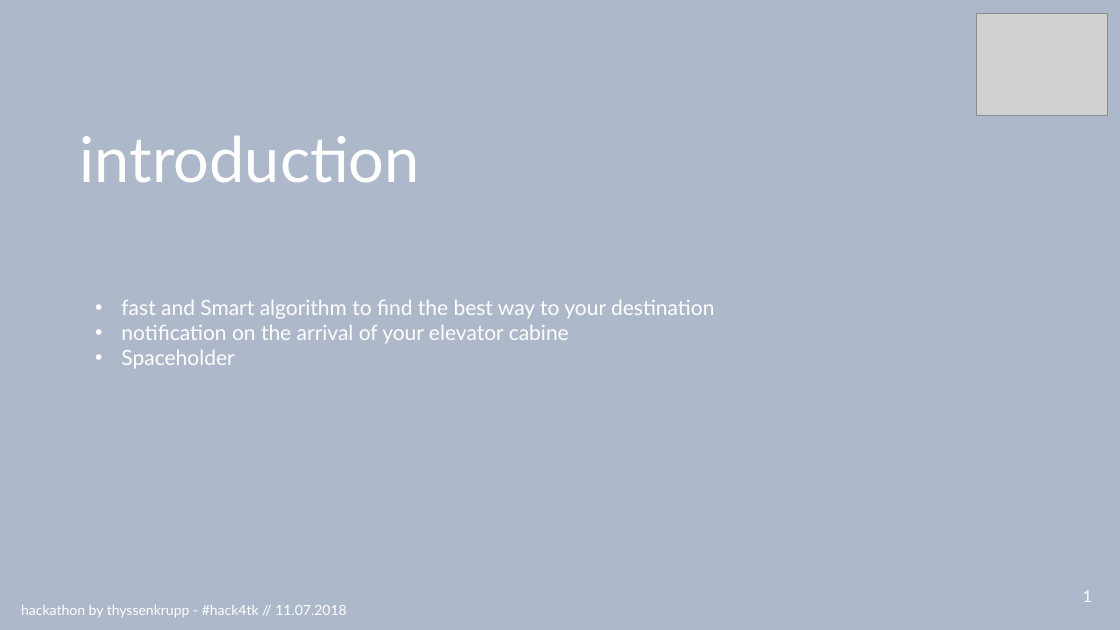
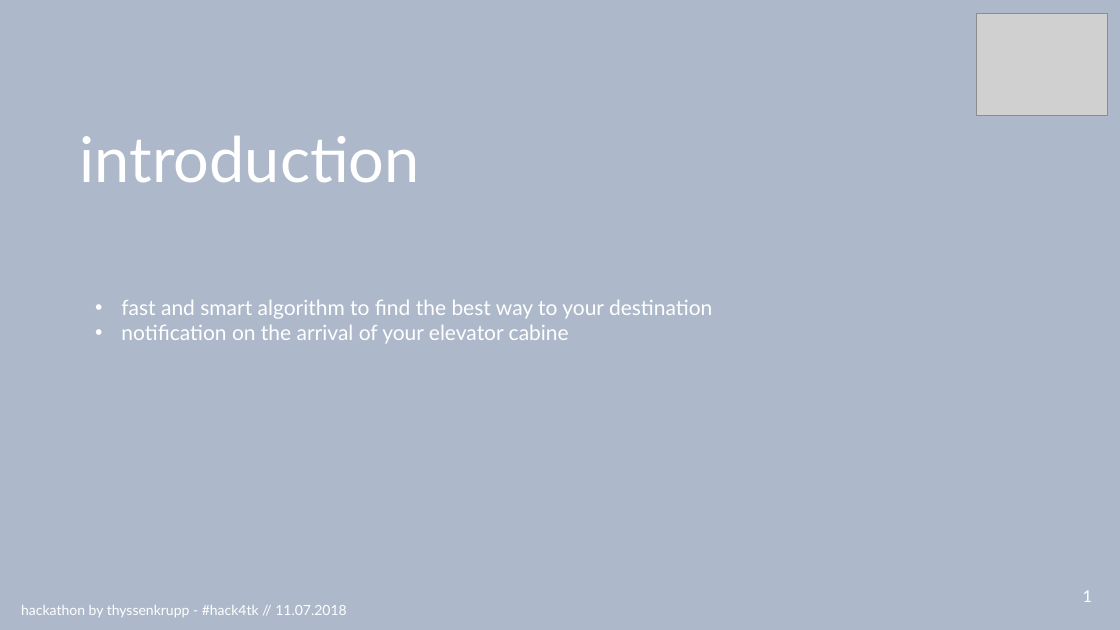
Before and after one commit to RBEGamer/HACK4TK_HACKATHON_2018, a slide deck: slide 3 of presentationHack4tk.pptx. Drawn at 1120x630 pixels with LibreOffice and Linux fonts; fonts in the diff are those of the drawing; grey boxes stand for pictures. Boxes give left, top, right and bottom in pixels: in the first picture for what was removed or moved away, otherwise in the second. Text is boxed around its words. In the diff, an @@ line names an element or a change of style, - is before the commit and + after.

Commit message:
push

```diff
--- a/presentationHack4tk.pptx
+++ b/presentationHack4tk.pptx
@@ text at <box>121,300,712,319</box>: text changed @@
-• fast and Smart algorithm to find the best way to your destination
+• fast and smart algorithm to find the best way to your destination
@@ text at <box>121,350,234,369</box>: paragraph removed @@
-• Spaceholder
```
Also in this commit, not shown: 2 other slides changed.
